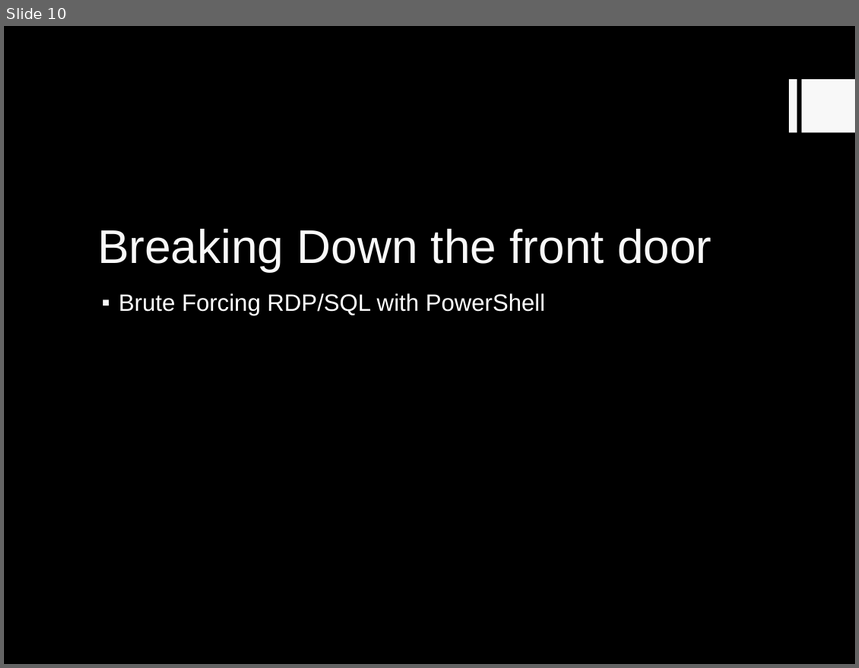
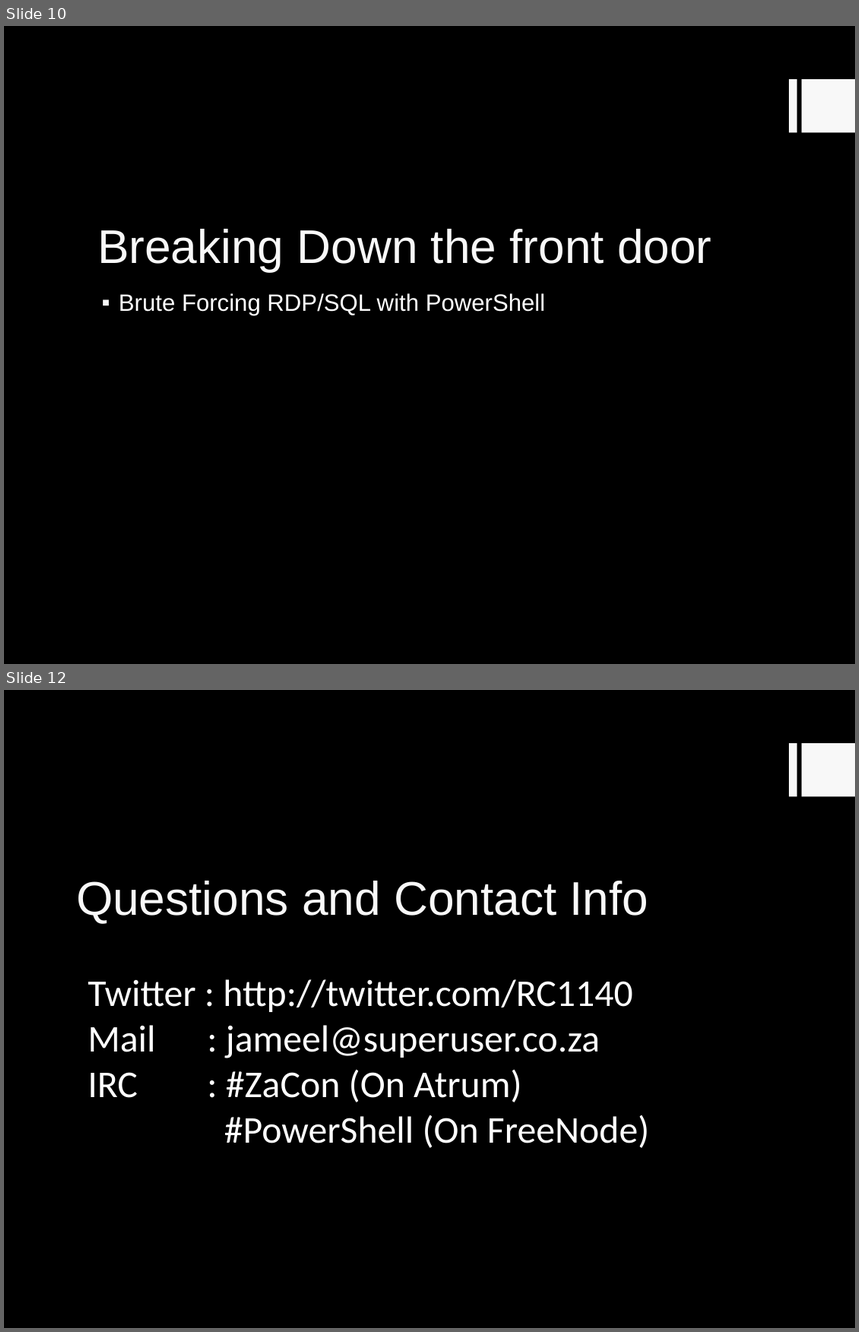
Before and after one commit to RC1140/ZaCon, a slide deck: PowerShell what every haXor needs to know.ppt. Shown one above the other, each under a label of ours: slide 10 before the commit, slides 10 and 12 after it; the slides between them are not shown. The pictures are 859x668 and 859x1332 pixels, drawn with LibreOffice and Linux fonts; fonts in the diff are those of the drawing. Boxes give left, top, right and bottom in pixels: in the first picture for what was removed or moved away, otherwise in the second. Text is boxed around its words. In the diff, an @@ line names an element or a change of style, - is before the commit and + after.

```diff
--- a/PowerShell what every haXor needs to know.ppt
+++ b/PowerShell what every haXor needs to know.ppt
@@ slide 12 added at <box>4,690,855,1328</box>, background #000000; not listed: 2 template elements that a slide beside it also shows @@
@@ title added at <box>76,881,649,923</box>, 40 pt, text #F8F8F8 @@
+Questions and Contact Info
@@ text added at <box>88,980,650,1148</box>, 32 pt, text #FFFFFF @@
+Twitter : http://twitter.com/RC1140
+Mail : jameel@superuser.co.za
+IRC : #ZaCon (On Atrum)
+#PowerShell (On FreeNode)
```
Also in this commit, not shown: 2 slides changed, 2 slides removed.
